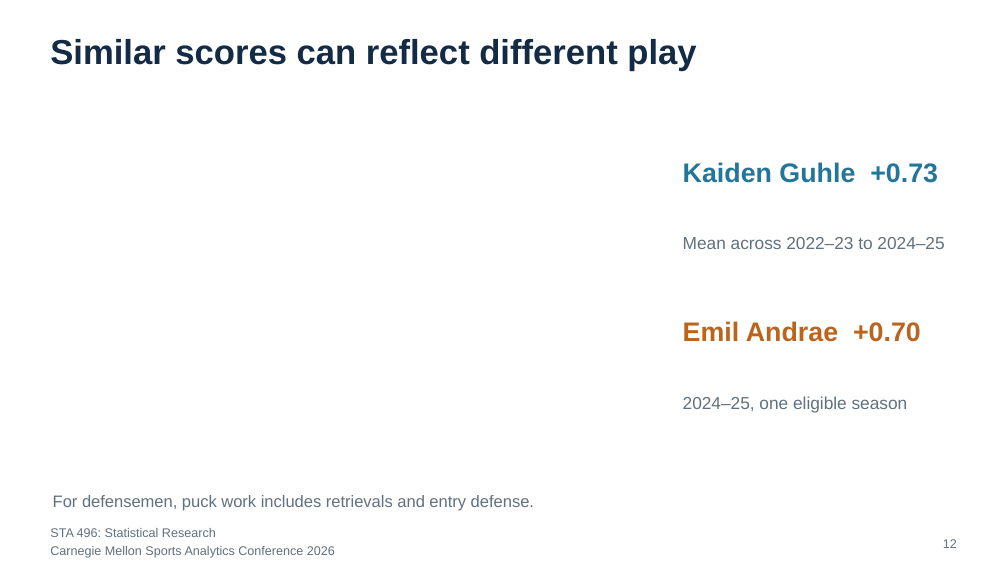
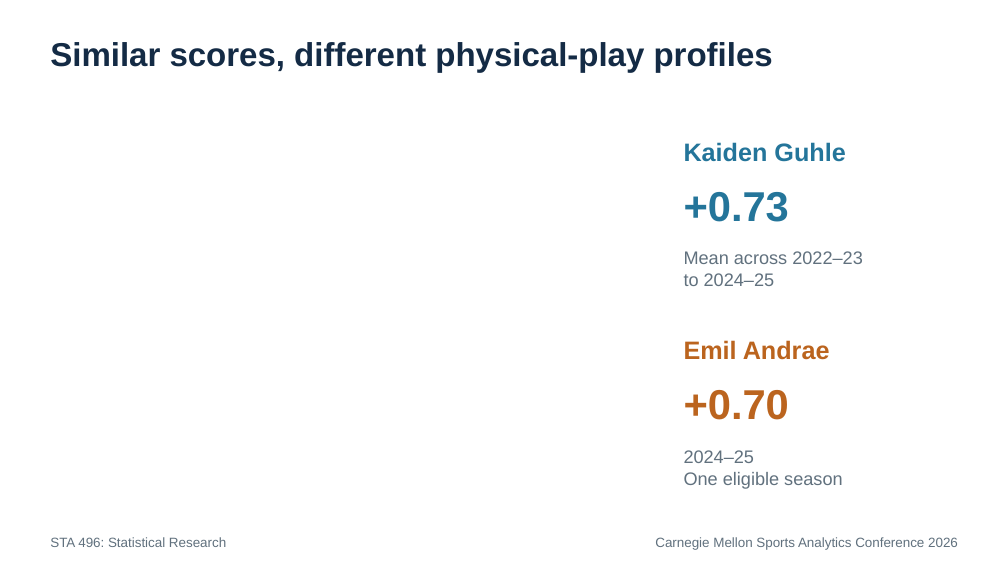
Before and after one commit to RentoSaijo/CSAx_STA496, a slide deck: slide 29 of reports/presentation.pptx (slide 12 before the commit). Drawn at 1008x567 pixels with LibreOffice and Linux fonts; fonts in the diff are those of the drawing. Boxes give left, top, right and bottom in pixels: in the first picture for what was removed or moved away, otherwise in the second. Text is boxed around its words. In the diff, an @@ line names an element or a change of style, - is before the commit and + after.

```diff
--- a/reports/presentation.pptx
+++ b/reports/presentation.pptx
@@ text at (50,42,773,72): text changed; size 33 to 31.5 pt @@
-Similar scores can reflect different play
+Similar scores, different physical-play profiles
@@ text added at (684,142,845,162), 24 pt, text #24759A, bold @@
+Kaiden Guhle
@@ text at (684,192,789,222): text changed; size 25.5 to 39.8 pt @@
-Kaiden Guhle +0.73
++0.73
@@ text at (684,251,863,286): text changed; size 16.5 to 17.2 pt @@
-Mean across 2022–23 to 2024–25
+Mean across 2022–23
+to 2024–25
@@ text at (684,340,830,360): text changed; size 25.5 to 24 pt @@
-Emil Andrae +0.70
+Emil Andrae
@@ text added at (684,390,789,420), 39.8 pt, text #BB641E, bold @@
++0.70
@@ text at (684,450,842,489): text changed; size 16.5 to 17.2 pt @@
-2024–25, one eligible season
+2024–25
+One eligible season
@@ text removed at (53,495,534,511) @@
-For defensemen, puck work includes retrievals and entry defense.
@@ text "STA 496: Statistical Research": place and size @@
-text "STA 496: Statistical Research" at (50,528,216,537)
+text "STA 496: Statistical Research" at (50,537,226,547)
@@ text "STA 496: Statistical Research" at (50,537,226,547): size 12 to 12.8 pt @@
@@ text "Carnegie Mellon Sports Analytics Conference ...": place and size @@
-text "Carnegie Mellon Sports Analytics Conference ..." at (50,546,335,558)
+text "Carnegie Mellon Sports Analytics Conference ..." at (655,537,958,550)
@@ text "Carnegie Mellon Sports Analytics Conference ..." at (655,537,958,550): size 12 to 12.8 pt; alignment left to right @@
@@ text removed at (943,539,957,548) @@
-12
```
Also in this commit, not shown: 20 other slides changed, 24 slides added, 9 slides removed, 1 other file.
